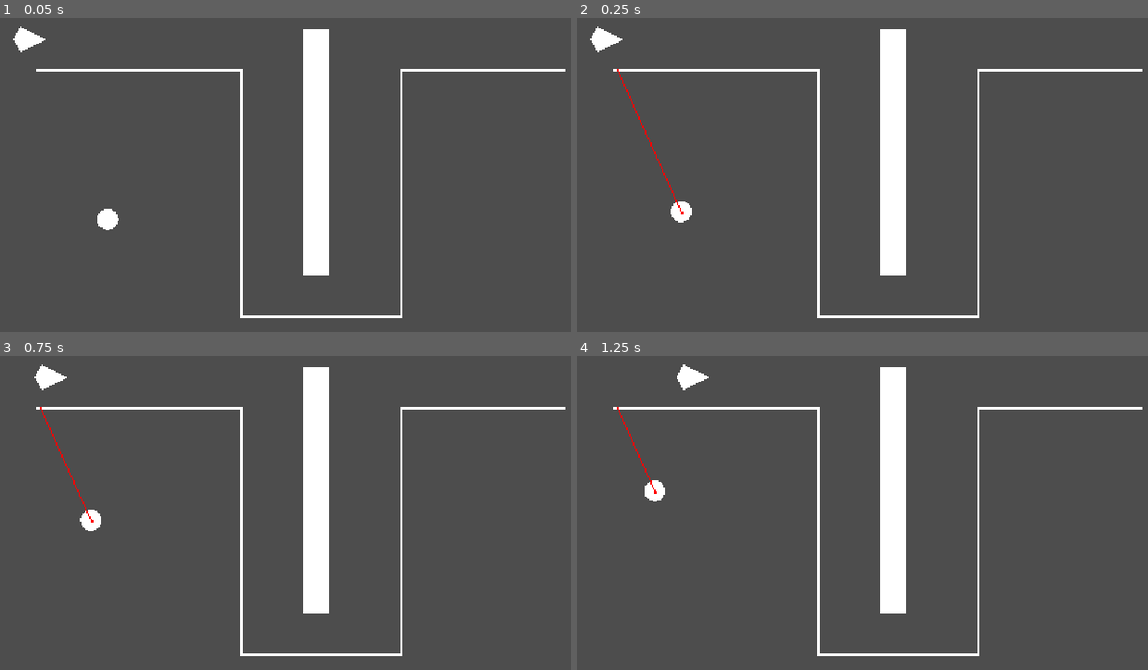
Above: before the commit, frames 1-4 (two rows, left to right).
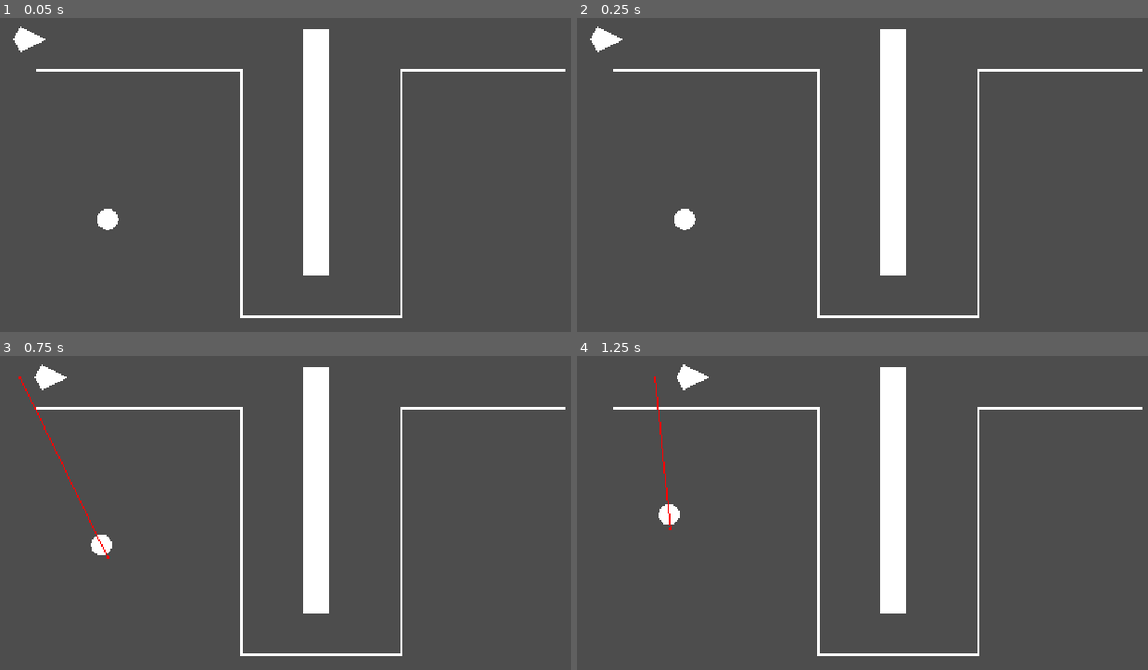
Above: after the commit, the same moments.

Repository: JustinBJ-Dev/Untitled-Stealth-Game-For-School
Game: Godot game, scene res://test.tscn
The game is run twice, just before and just after one commit, with the same random seed, the same clock (stepped at 60 frames per second) and the same inputs.
Inputs (mouse positions are in pixels of both pictures, inside the frame that each line leads up to):
- Up to frame 1 (0.05 s): no input
- Up to frame 2 (0.25 s): no input
- Up to frame 3 (0.75 s): move the mouse to (445, 472) at 0.52 s; hold D (input_right) from 0.53 s (still down); click (445, 472) at 0.67 s
- Up to frame 4 (1.25 s): keep holding D (input_right)

Frame 1 is identical in both runs. In frame 2, 0.3% of the frame differs, in the area x 6-21%, y 16-68%; in frame 3, 0.6%, in the area x 3-20%, y 6-65%; in frame 4, 0.5%.

Commit message:
Basic switching between states

Diff:
--- a/untitled-stealth-game/chasing.gd
+++ b/untitled-stealth-game/chasing.gd
@@ -1,4 +1,4 @@
-extends State
+extends EnemyState
 
 @export_category("States")
 @export var Idle : State
@@ -6,17 +6,33 @@
 
 var navTimer : Timer
 
-func enter_state() -> void:
+func _ready() -> void:
 	navTimer = Timer.new()
 	navTimer.set_wait_time(0.5)
 	add_child(navTimer)
 	navTimer.timeout.connect(navTimeout)
+
+func enter_state() -> void:
 	navTimer.start()
+
+	enemy_.target = enemy_.player_node
 	pass
 
+func physics_update(delta: float) -> void:
+	is_detecting_player()
+
+func is_detecting_player() -> void:
+	if enemy_.is_detecting_player != true:
+		switch_state.emit(Idle)
+	else:
+		return
+	pass
+
+func handle_path() -> void:
+	enemy_.target = enemy_.player_node
 
 func navTimeout():
 	parent.set_target()
 
 func exit_state() -> void:
-	navTimer.queue_free()
+	navTimer.stop()
--- a/untitled-stealth-game/idle.gd
+++ b/untitled-stealth-game/idle.gd
@@ -18,26 +18,33 @@
 @export var detectionCast : RayCast2D
 
 func _ready() -> void:
-	partolPath = enemy_.partol_path
-	partolPath.get_path_points()
-	pass
-
-func enter_state() -> void:
 	navTimer = Timer.new()
 	navTimer.set_wait_time(naviagation_timer_wait_time)
 	add_child(navTimer)
 	navTimer.timeout.connect(navTimeout)
+
+	target_point = Marker2D.new()
+	add_child(target_point)
+
+	partolPath = enemy_.partol_path
+	partolPath.get_path_points()
+
+	current_point_number = partolPath.get_closest_point(enemy_.global_position)
+	pass
+
+func enter_state() -> void:
 	navTimer.start()
 
 	target_point = Marker2D.new()
 	add_child(target_point)
 
-	current_point_number = partolPath.get_closest_point(enemy_.global_position)
+
 	current_point_position = partolPath.get_point_position(current_point_number)
 	next_point_number = partolPath.get_next_point(current_point_number)
 	pathPosition = current_point_position
 
 func physics_update(delta: float) -> void:
+	is_detecting_player()
 
 	detect_is_on_path()
 	set_path_position()
@@ -69,6 +76,11 @@
 
 	enemy_.target = target_point
 
+func is_detecting_player() -> void:
+	if enemy_.is_detecting_player == true:
+		switch_state.emit(Chasing)
+	else:
+		return
+
 func exit_state() -> void:
-	navTimer.queue_free()
-	target_point.queue_free()
+	navTimer.stop()
--- a/untitled-stealth-game/player.tscn
+++ b/untitled-stealth-game/player.tscn
@@ -13,7 +13,7 @@
 radius = 8.0
 height = 32.0
 
-[node name="player" type="CharacterBody2D" unique_id=1967735014]
+[node name="player" type="CharacterBody2D" unique_id=1967735014 groups=["player"]]
 script = ExtResource("1_onrkg")
 
 [node name="MeshInstance2D" type="MeshInstance2D" parent="." unique_id=1059612354]
--- a/untitled-stealth-game/project.godot
+++ b/untitled-stealth-game/project.godot
@@ -22,6 +22,10 @@
 [editor_plugins]
 
 enabled=PackedStringArray("res://addons/Partol Points Plugin/plugin.cfg", "res://addons/project_time/plugin.cfg")
+
+[global_group]
+
+player=""
 
 [input]
 
--- a/untitled-stealth-game/test.tscn
+++ b/untitled-stealth-game/test.tscn
@@ -38,7 +38,7 @@
 [node name="Partol" type="Line2D" parent="." unique_id=1581658198]
 position = Vector2(-8, 0)
 points = PackedVector2Array(1024, 192, 768, 192, 768, 576, 520, 576, 520, 192, 200, 192, 520, 192, 520, 576, 768, 576, 768, 192, 1024, 192)
-width = 1.0
+width = 5.0
 script = ExtResource("2_ppyta")
 debug = true
 metadata/_custom_type_script = "uid://h4i2gpigi1o7"
--- a/untitled-stealth-game/test_enemy.gd
+++ b/untitled-stealth-game/test_enemy.gd
@@ -4,13 +4,27 @@
 @export var nav2d : NavigationAgent2D
 @export var partol_path : Partol_Path
 @export var target : Node2D
+@export var detectionCast : RayCast2D
+var is_detecting_player : bool = false
 var navTimer : Timer
+var player_node : player
 
-
+func _ready() -> void:
+	player_node = get_tree().get_first_node_in_group("player")
 
 func _physics_process(delta: float) -> void:
+	detectionCast.target_position = player_node.global_position - self.global_position
+	detect_player()
+	print(target)
 	navigation(delta)
 	move_and_slide()
+
+func detect_player() -> void:
+	if detectionCast.is_colliding() == true:
+		if detectionCast.get_collider() == player_node:
+			is_detecting_player = true
+		else:
+			is_detecting_player = false
 
 func set_target() -> void:
 	nav2d.target_position = target.global_position
--- a/untitled-stealth-game/test_enemy.tscn
+++ b/untitled-stealth-game/test_enemy.tscn
@@ -10,9 +10,10 @@
 [sub_resource type="CircleShape2D" id="CircleShape2D_p7o00"]
 radius = 16.0
 
-[node name="testEnemy" type="CharacterBody2D" unique_id=1369649150 node_paths=PackedStringArray("nav2d")]
+[node name="testEnemy" type="CharacterBody2D" unique_id=1369649150 node_paths=PackedStringArray("nav2d", "detectionCast")]
 script = ExtResource("1_ghv5c")
 nav2d = NodePath("NavigationAgent2D")
+detectionCast = NodePath("detectionCast")
 
 [node name="MeshInstance2D" type="MeshInstance2D" parent="." unique_id=943960601]
 scale = Vector2(32.53629, 32.500008)
@@ -27,13 +28,14 @@
 
 [node name="StateMachine" type="Node" parent="." unique_id=437612346 node_paths=PackedStringArray("initail_state")]
 script = ExtResource("2_x4eh8")
-initail_state = NodePath("Idle")
+initail_state = NodePath("Chasing")
 metadata/_custom_type_script = "uid://blokt4d45eotq"
 
-[node name="Chasing" type="Node" parent="StateMachine" unique_id=617698607 node_paths=PackedStringArray("Idle", "detectionCast", "parent")]
+[node name="Chasing" type="Node" parent="StateMachine" unique_id=617698607 node_paths=PackedStringArray("Idle", "detectionCast", "enemy_", "parent")]
 script = ExtResource("3_jg7vu")
 Idle = NodePath("../Idle")
 detectionCast = NodePath("../../detectionCast")
+enemy_ = NodePath("../..")
 parent = NodePath("../..")
 metadata/_custom_type_script = "uid://bww1i0uvfgc1w"
 
